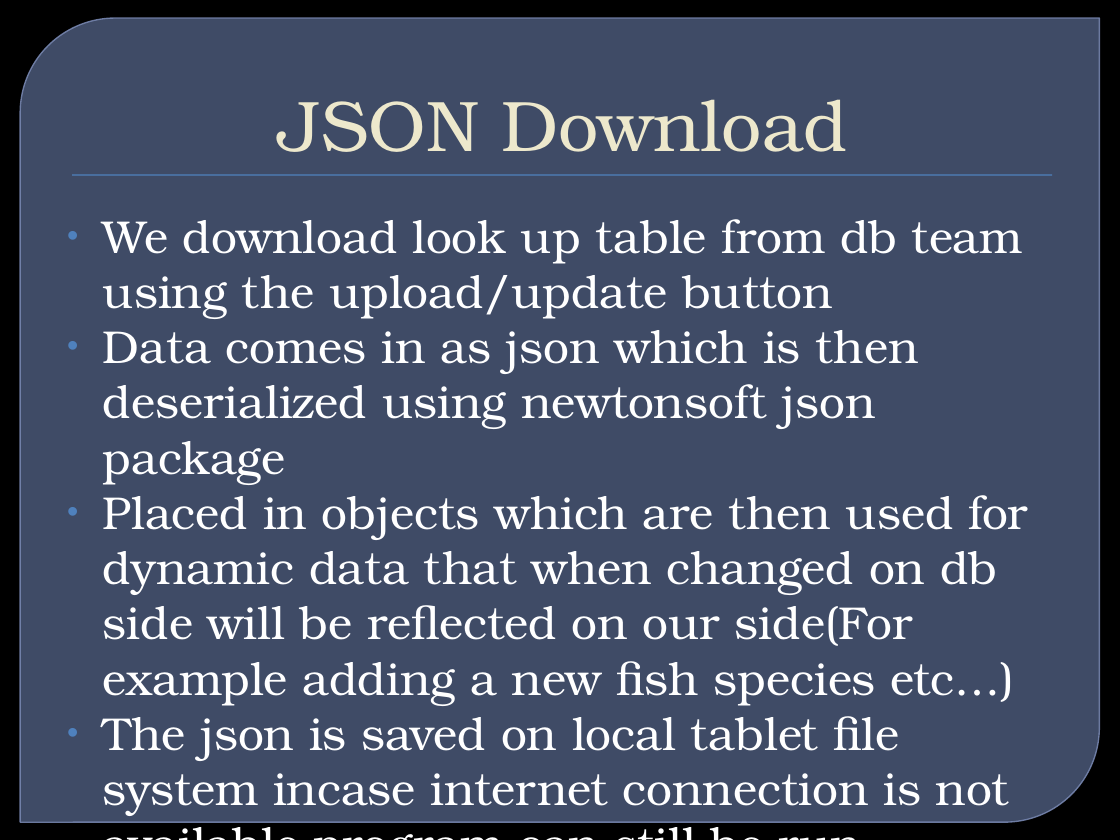
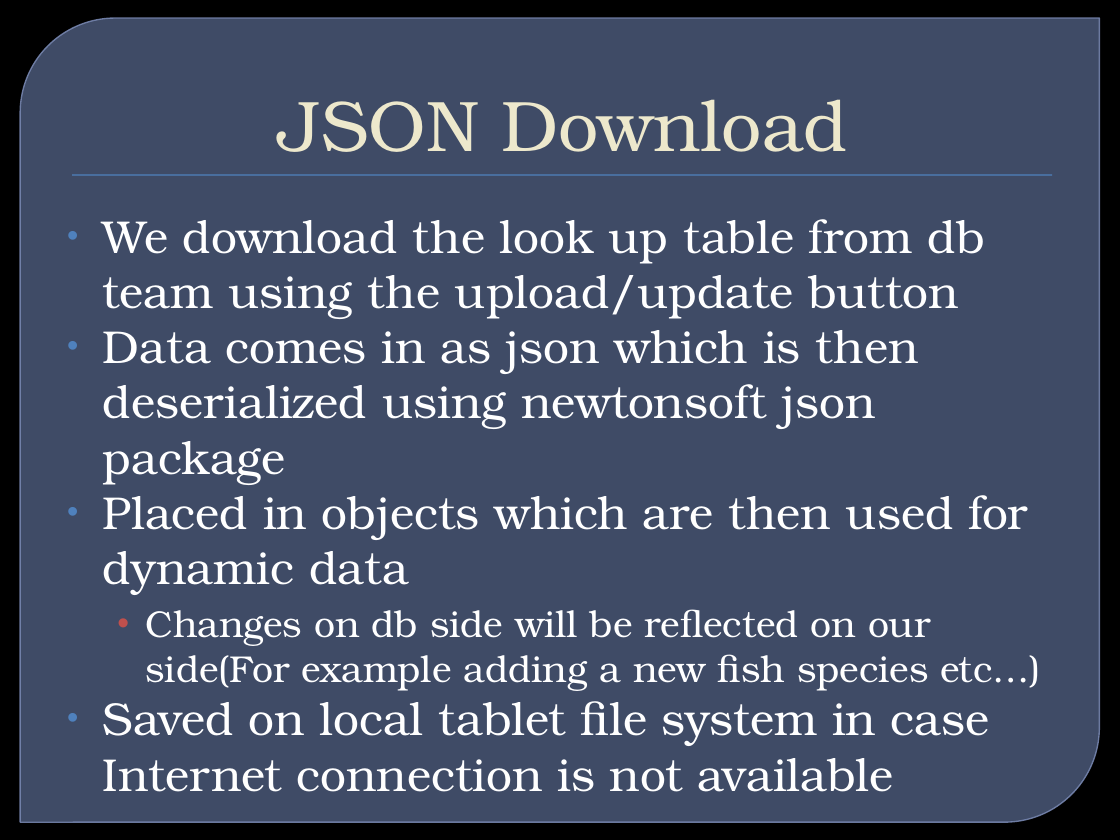
Before and after one commit to ameindygogirl/FishSeniorProject, a slide deck: slide 13 of Briefings/WinterFinalBriefing.pptx. Drawn at 1120x840 pixels with LibreOffice and Linux fonts; fonts in the diff are those of the drawing; background and template pictures are left out. Boxes give left, top, right and bottom in pixels: in the first picture for what was removed or moved away, otherwise in the second. Text is boxed around its words. In the diff, an @@ line names an element or a change of style, - is before the commit and + after.

```diff
--- a/Briefings/WinterFinalBriefing.pptx
+++ b/Briefings/WinterFinalBriefing.pptx
@@ text at [103,219,985,319]: text changed @@
-• We download look up table from db team using the upload/update button
+• We download the look up table from db team using the upload/update button
@@ text at [103,495,1041,746]: text changed @@
-• Placed in objects which are then used for dynamic data that when changed on db side will be reflected on our side(For example adding a new fish species etc…)
-• The json is saved on local tablet file system incase internet connection is not available program can still be run.
+• Placed in objects which are then used for dynamic data
+  • Changes on db side will be reflected on our side(For example adding a new fish species etc…)
+• Saved on local tablet file system in case Internet connection is not available
```
Also in this commit, not shown: 2 other slides changed, 1 other file.
